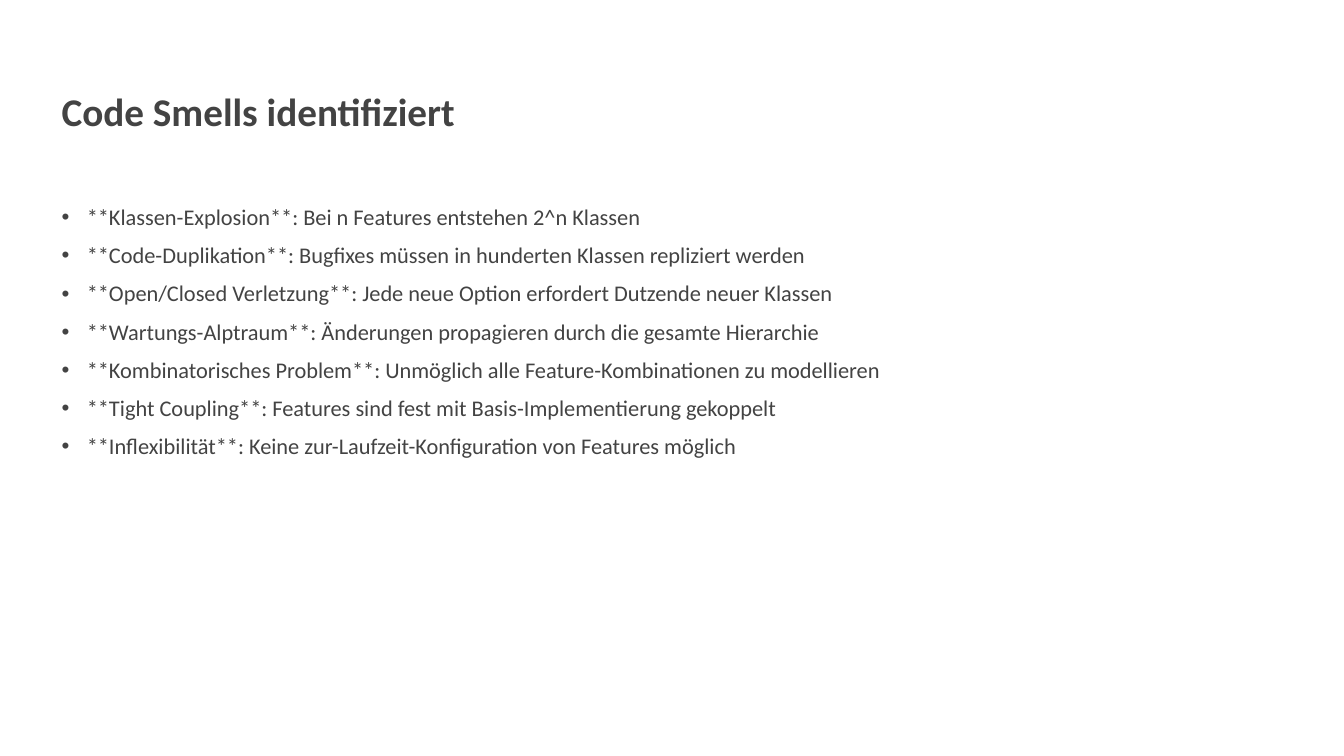
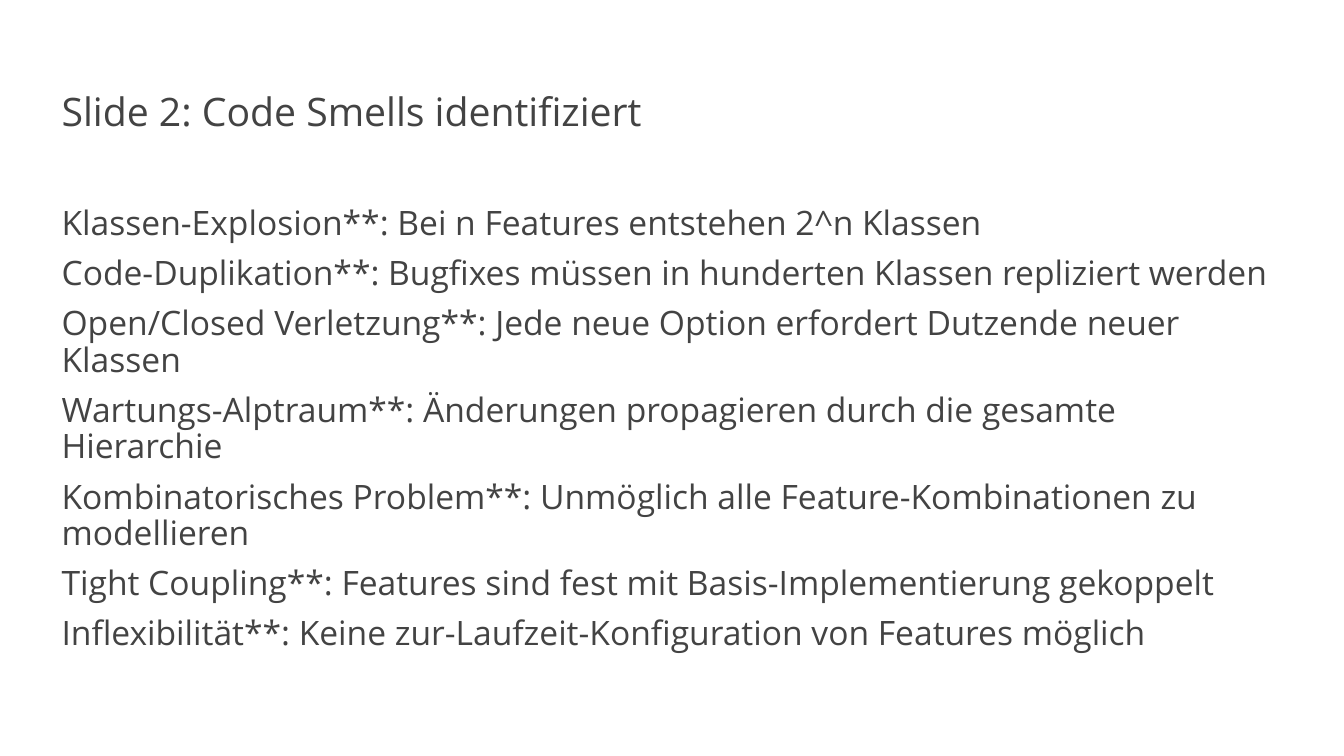
Before and after one commit to vanillacore-net/september-2025-telekom-training, a slide deck: slide 3 of presentations/powerpoint/block2-presentation.pptx. Drawn at 1344x756 pixels with LibreOffice and Linux fonts; fonts in the diff are those of the drawing; background and template pictures are left out. Boxes give left, top, right and bottom in pixels: in the first picture for what was removed or moved away, otherwise in the second. Text is boxed around its words. In the diff, an @@ line names an element or a change of style, - is before the commit and + after.

Commit message:
Fix Block 2 font issues - remove Calibri overrides
- Remove all explicit font.name = 'Calibri' settings for regular text
- Let VanillaCore.pptx template control fonts through layout inheritance
- Keep Consolas font ONLY for code blocks (Layout 9)
- Regenerate Block 2 presentation with 24 slides using proper font rules
- Create fix_block2_fonts.py script for template font compliance
- Professional appearance with template-controlled fonts

```diff
--- a/presentations/powerpoint/block2-presentation.pptx
+++ b/presentations/powerpoint/block2-presentation.pptx
@@ title at (62, 96, 642, 127): text changed; font Calibri to Open Sans; bold off @@
-Code Smells identifiziert
+Slide 2: Code Smells identifiziert
@@ text at (62, 209, 1267, 653): text changed; size 16 to 24 pt; font Calibri to Open Sans @@
-• **Klassen-Explosion**: Bei n Features entstehen 2^n Klassen
-• **Code-Duplikation**: Bugfixes müssen in hunderten Klassen repliziert werden
-• **Open/Closed Verletzung**: Jede neue Option erfordert Dutzende neuer Klassen
-• **Wartungs-Alptraum**: Änderungen propagieren durch die gesamte Hierarchie
-• **Kombinatorisches Problem**: Unmöglich alle Feature-Kombinationen zu modellieren
-• **Tight Coupling**: Features sind fest mit Basis-Implementierung gekoppelt
-• **Inflexibilität**: Keine zur-Laufzeit-Konfiguration von Features möglich
+Klassen-Explosion**: Bei n Features entstehen 2^n Klassen
+Code-Duplikation**: Bugfixes müssen in hunderten Klassen repliziert werden
+Open/Closed Verletzung**: Jede neue Option erfordert Dutzende neuer Klassen
+Wartungs-Alptraum**: Änderungen propagieren durch die gesamte Hierarchie
+Kombinatorisches Problem**: Unmöglich alle Feature-Kombinationen zu modellieren
+Tight Coupling**: Features sind fest mit Basis-Implementierung gekoppelt
+Inflexibilität**: Keine zur-Laufzeit-Konfiguration von Features möglich
```
Also in this commit, not shown: 18 other slides changed, 5 slides added, 5 slides removed, 2 other files.
